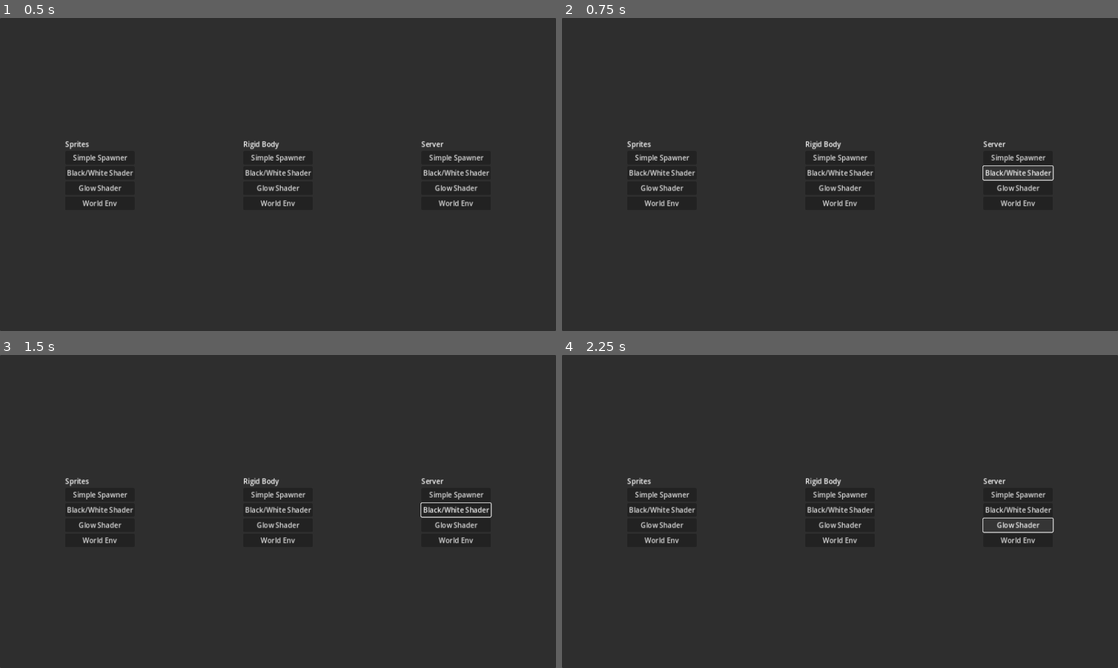
Above: before the commit, frames 1-4 (two rows, left to right).
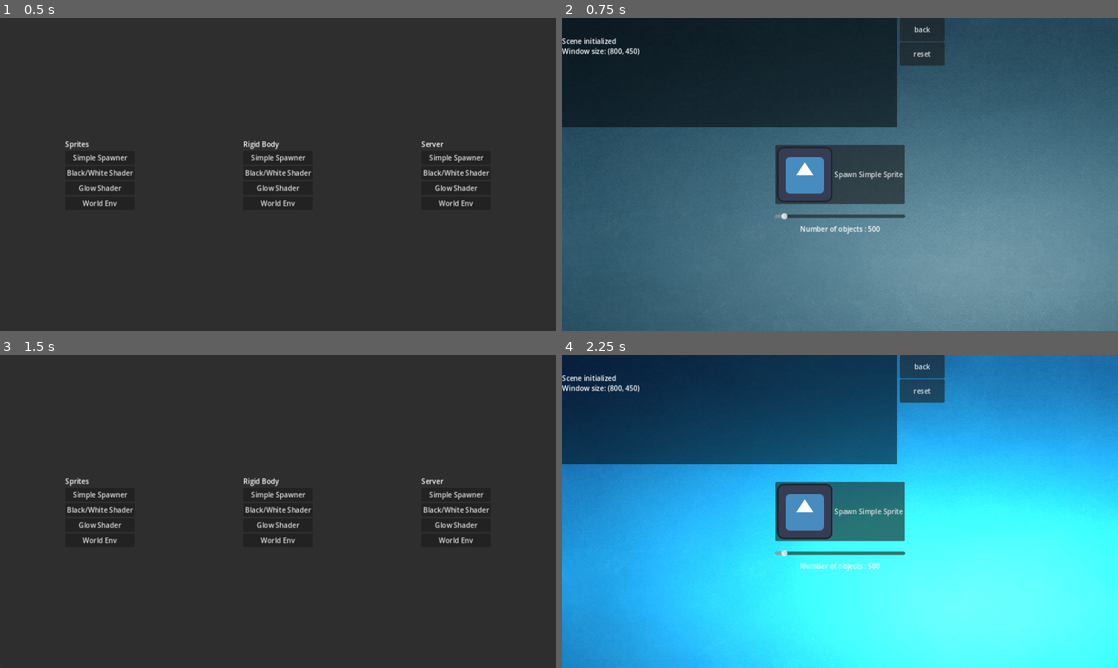
Above: after the commit, the same moments.

Repository: ash4rk/godot_polygon
Game: Godot game, scene res://main.tscn
Two runs of this game, one before a commit and one after it. Both use one fixed random seed, a clock stepped at 60 frames per second and the inputs below. The engine's default icon, where the game draws it, is replaced by a stand-in: a white triangle on a blue panel in a dark square.
Inputs (mouse positions are in pixels of both pictures, inside the frame that each line leads up to):
- Up to frame 1 (0.5 s): no input
- Up to frame 2 (0.75 s): click "Black/White Shader" at 0.5 s
- Up to frame 3 (1.5 s): click (361, 367) at 1.25 s, where only the run after the commit has a clickable "back"
- Up to frame 4 (2.25 s): click "Glow Shader" at 2 s

Frame 1 is identical in both runs. In frame 2, 94% of the frame differs, in the area x 0-100%, y 0-100%; in frame 3, 0.1%; in frame 4, 100%.

Commit message:
FEAT: Add server scene variations

Diff:
--- a/main.gd
+++ b/main.gd
@@ -30,7 +30,7 @@
 	get_tree().change_scene_to_file("res://rigidbody_with_bw_shader.tscn")
 
 func _on_server_bw_btn():
-	pass
+	get_tree().change_scene_to_file("res://server_with_bw_shader.tscn")
 
 func _on_sprite_glow_btn():
 	get_tree().change_scene_to_file("res://sprites_with_glow_shader.tscn")
@@ -39,7 +39,7 @@
 	get_tree().change_scene_to_file("res://rigidbody_with_glow_shader.tscn")
 
 func _on_server_glow_btn():
-	pass
+	get_tree().change_scene_to_file("res://server_with_glow_shader.tscn")
 
 func _on_sprite_world_env_btn():
 	get_tree().change_scene_to_file("res://sprites_with_world_env.tscn")
@@ -48,4 +48,4 @@
 	get_tree().change_scene_to_file("res://rigidbody_with_world_env.tscn")
 
 func _on_server_world_env_btn():
-	pass
+	get_tree().change_scene_to_file("res://server_with_world_env.tscn")
--- /dev/null
+++ b/server_with_bw_shader.tscn
@@ -0,0 +1,10 @@
+[gd_scene load_steps=3 format=3 uid="uid://dqbwr86hp7ay1"]
+
+[ext_resource type="PackedScene" uid="uid://bnsggrfl6euhp" path="res://server_spawner.tscn" id="1_1qju6"]
+[ext_resource type="PackedScene" uid="uid://cl8pyoi1neohx" path="res://common/bw_shader.tscn" id="2_rk16g"]
+
+[node name="ServerWithBWShader" type="Node"]
+
+[node name="ServerSpawner" parent="." instance=ExtResource("1_1qju6")]
+
+[node name="BWShader" parent="ServerSpawner" instance=ExtResource("2_rk16g")]
--- /dev/null
+++ b/server_with_glow_shader.tscn
@@ -0,0 +1,10 @@
+[gd_scene load_steps=3 format=3 uid="uid://bcgiexn3x4etr"]
+
+[ext_resource type="PackedScene" uid="uid://bnsggrfl6euhp" path="res://server_spawner.tscn" id="1_ounb1"]
+[ext_resource type="PackedScene" uid="uid://dgahpl4mqixkb" path="res://common/glow_shader.tscn" id="2_6qw6h"]
+
+[node name="ServerWithGlowShader" type="Node"]
+
+[node name="ServerSpawner" parent="." instance=ExtResource("1_ounb1")]
+
+[node name="GlowShader" parent="ServerSpawner" instance=ExtResource("2_6qw6h")]
--- /dev/null
+++ b/server_with_world_env.tscn
@@ -0,0 +1,12 @@
+[gd_scene load_steps=3 format=3 uid="uid://bcu1xgw8xae0k"]
+
+[ext_resource type="PackedScene" uid="uid://bnsggrfl6euhp" path="res://server_spawner.tscn" id="1_pmon2"]
+[ext_resource type="PackedScene" uid="uid://bn2jcrrqfsv3v" path="res://common/world_environment.tscn" id="2_ok4wt"]
+
+[node name="ServerWithWorldEnv" type="Node"]
+
+[node name="ServerSpawner" parent="." instance=ExtResource("1_pmon2")]
+
+[node name="WorldEnvironment" parent="ServerSpawner/Level" index="2" instance=ExtResource("2_ok4wt")]
+
+[editable path="ServerSpawner"]
